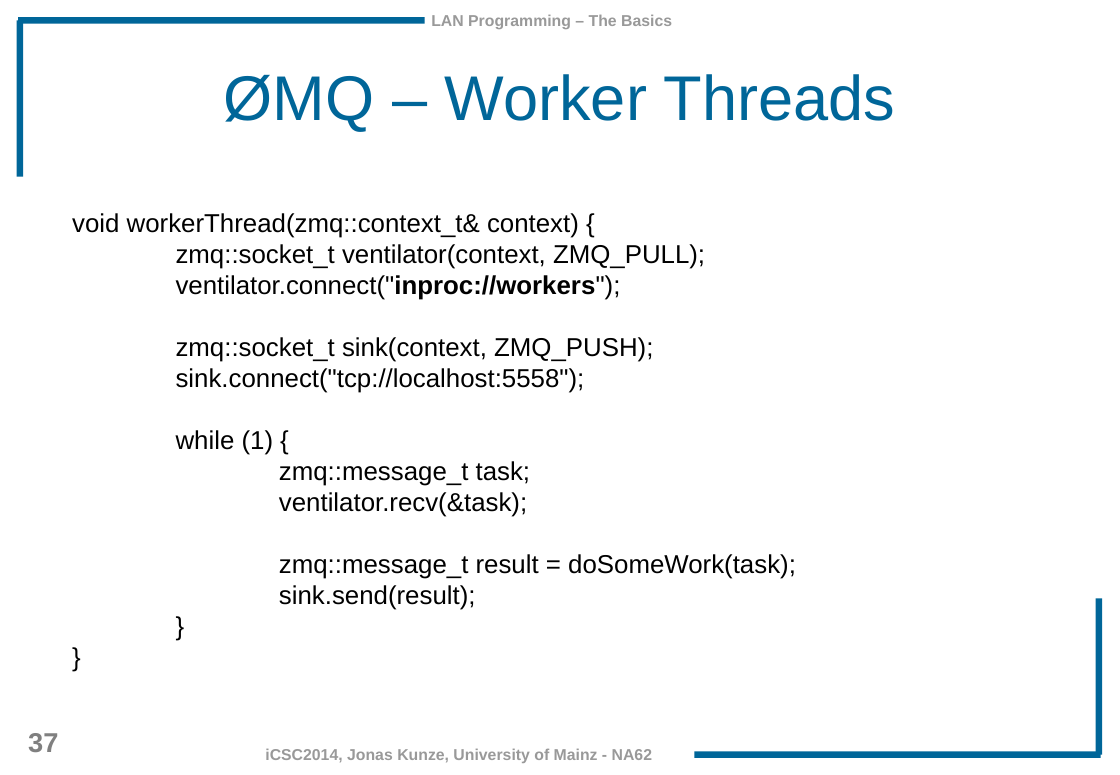
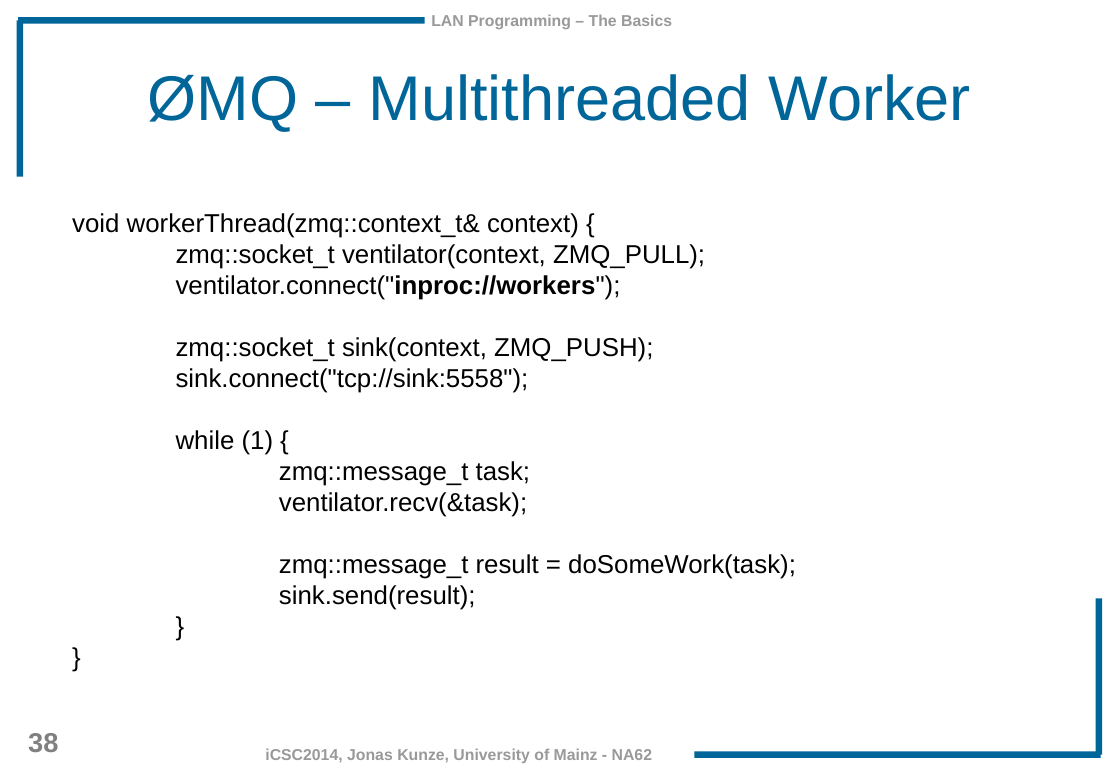
Before and after one commit to JonasKunze/icsc2014, a slide deck: slide 38 of iCSC-2014-Network-Libraries.odp (slide 37 before the commit). Drawn at 1120x775 pixels with LibreOffice and Linux fonts; fonts in the diff are those of the drawing; background and template pictures are left out. Boxes give left, top, right and bottom in pixels: in the first picture for what was removed or moved away, otherwise in the second. Text is boxed around its words. In the diff, an @@ line names an element or a change of style, - is before the commit and + after.

```diff
--- a/iCSC-2014-Network-Libraries.odp
+++ b/iCSC-2014-Network-Libraries.odp
@@ title at (148, 74, 971, 132): text changed @@
-ØMQ – Worker Threads
+ØMQ – Multithreaded Worker
@@ text at (176, 368, 529, 393): text changed @@
-sink.connect("tcp://localhost:5558");
+sink.connect("tcp://sink:5558");
@@ page number at (28, 733, 58, 752): text changed @@
-37
+38
```
Also in this commit, not shown: 26 other slides changed, 1 slide added.
